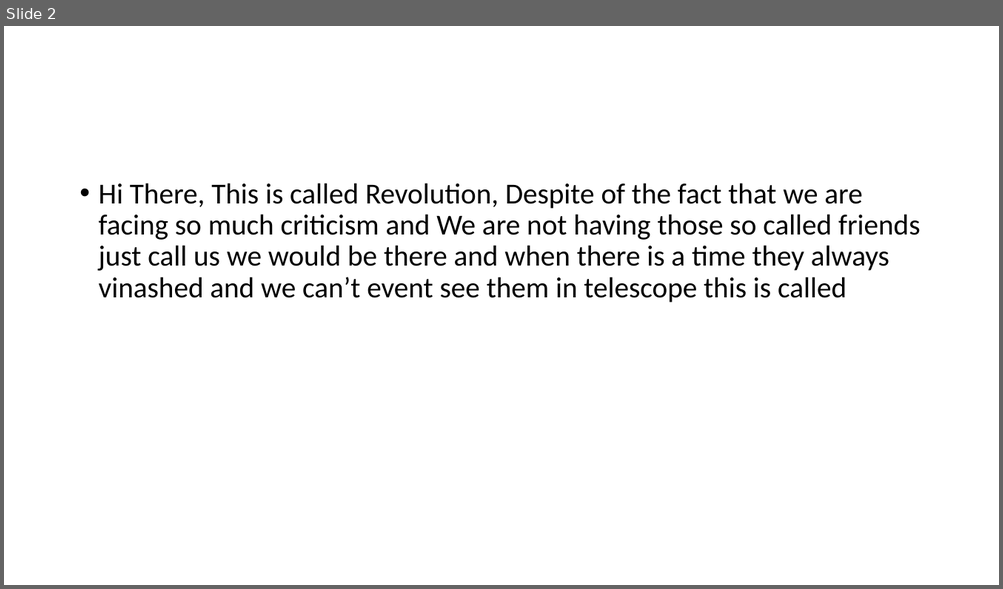
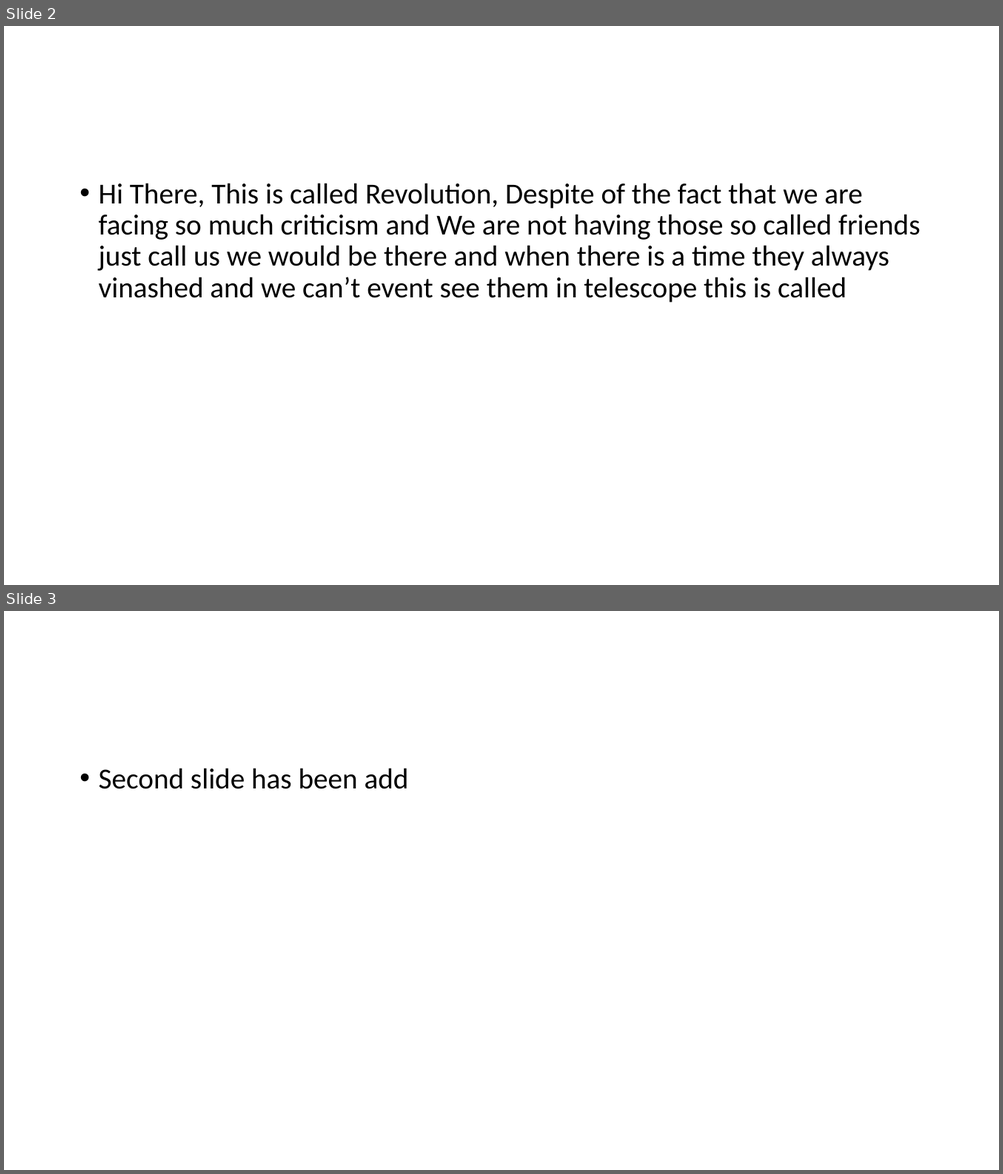
Before and after one commit to Khizar-Ahmad/MyFirst_GitProject, a slide deck: Dir/New Microsoft PowerPoint Presentation.pptx. Shown one above the other, each under a label of ours: slide 2 before the commit, slides 2 and 3 after it. The pictures are 1003x589 and 1003x1174 pixels, drawn with LibreOffice and Linux fonts; fonts in the diff are those of the drawing. Boxes give left, top, right and bottom in pixels: in the first picture for what was removed or moved away, otherwise in the second. Text is boxed around its words. In the diff, an @@ line names an element or a change of style, - is before the commit and + after.

Commit message:
Second version 5

```diff
--- a/Dir/New Microsoft PowerPoint Presentation.pptx
+++ b/Dir/New Microsoft PowerPoint Presentation.pptx
@@ slide 3 added at (4,611,999,1170), background #FFFFFF @@
@@ text added at (99,768,409,789), 28 pt, text #000000 @@
+• Second slide has been add
```
